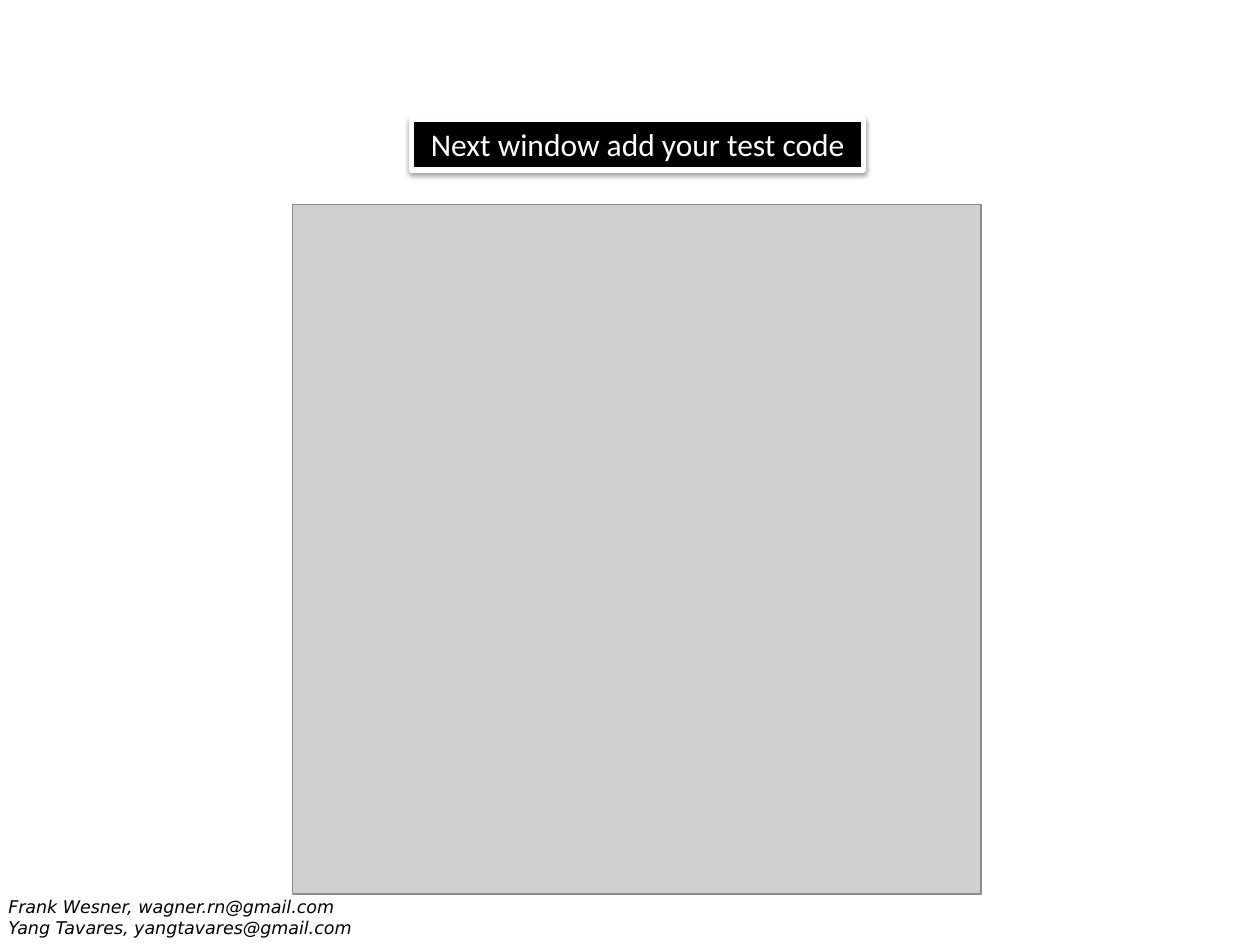
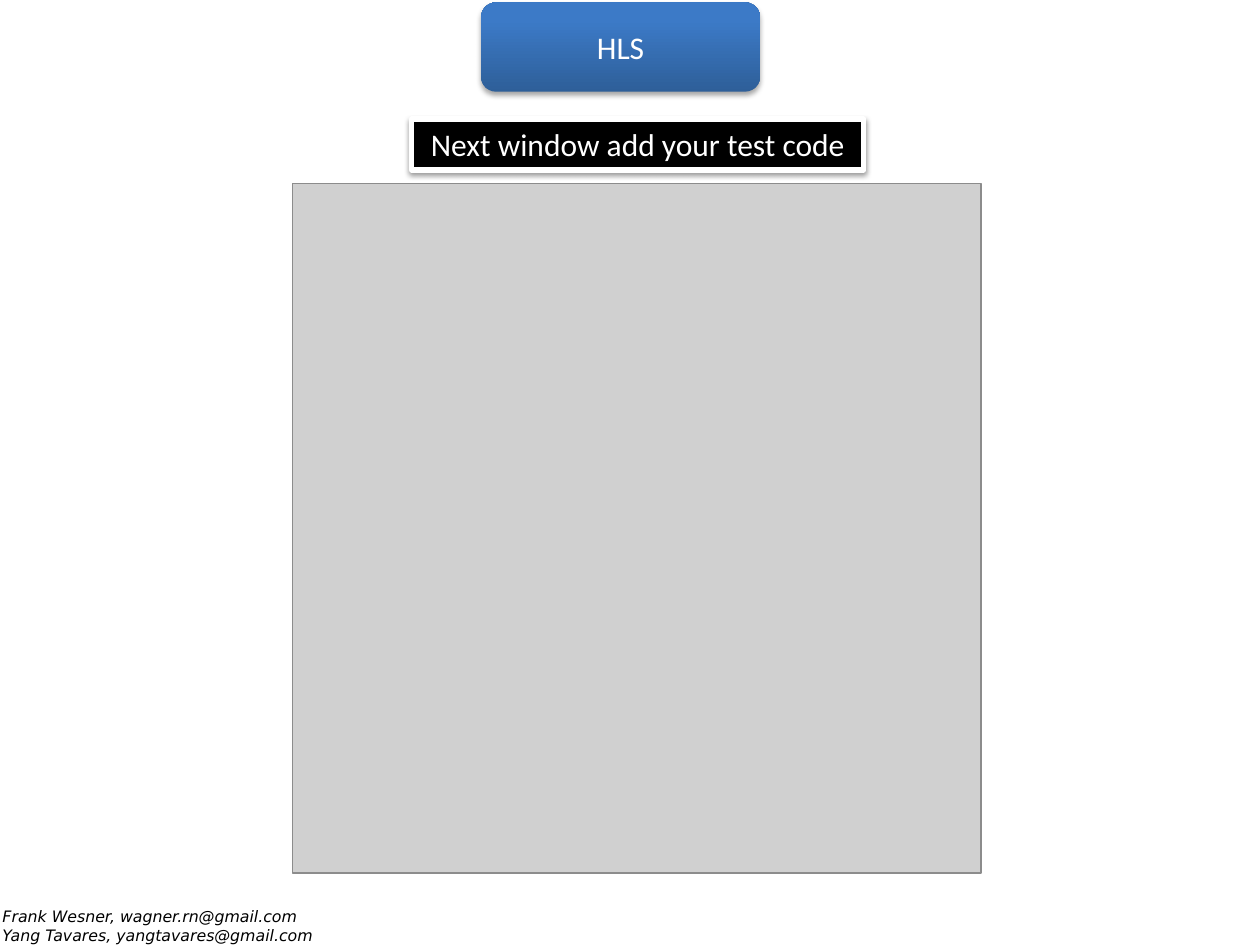
Before and after one commit to wagnerrn/pynq-primenumber, a slide deck: slide 9 of misc/primenumber.pptx (slide 8 before the commit). Drawn at 1260x945 pixels with LibreOffice and Linux fonts; fonts in the diff are those of the drawing; grey boxes stand for pictures; background and template pictures are left out. Boxes give left, top, right and bottom in pixels: in the first picture for what was removed or moved away, otherwise in the second. Text is boxed around its words. In the diff, an @@ line names an element or a change of style, - is before the commit and + after.

```diff
--- a/misc/primenumber.pptx
+++ b/misc/primenumber.pptx
@@ rounded rectangle added at (481,3,760,92), fill gradient #2F5F99 to #3D7CC7 to #3A7CCB, 18 pt, text #FFFFFF @@
+HLS
@@ picture: place and size @@
-picture at (292,204,980,893)
+picture at (292,184,980,873)
@@ text "Frank Wesner, wagner.rn@gmail.com": place and size @@
-text "Frank Wesner, wagner.rn@gmail.com" at (8,899,351,938)
+text "Frank Wesner, wagner.rn@gmail.com" at (2,910,312,944)
@@ text "Frank Wesner, wagner.rn@gmail.com" at (2,910,312,944): size 10 to 9 pt @@
```
Also in this commit, not shown: 32 other slides changed, 2 slides added, 1 slide removed, 1 other file.
